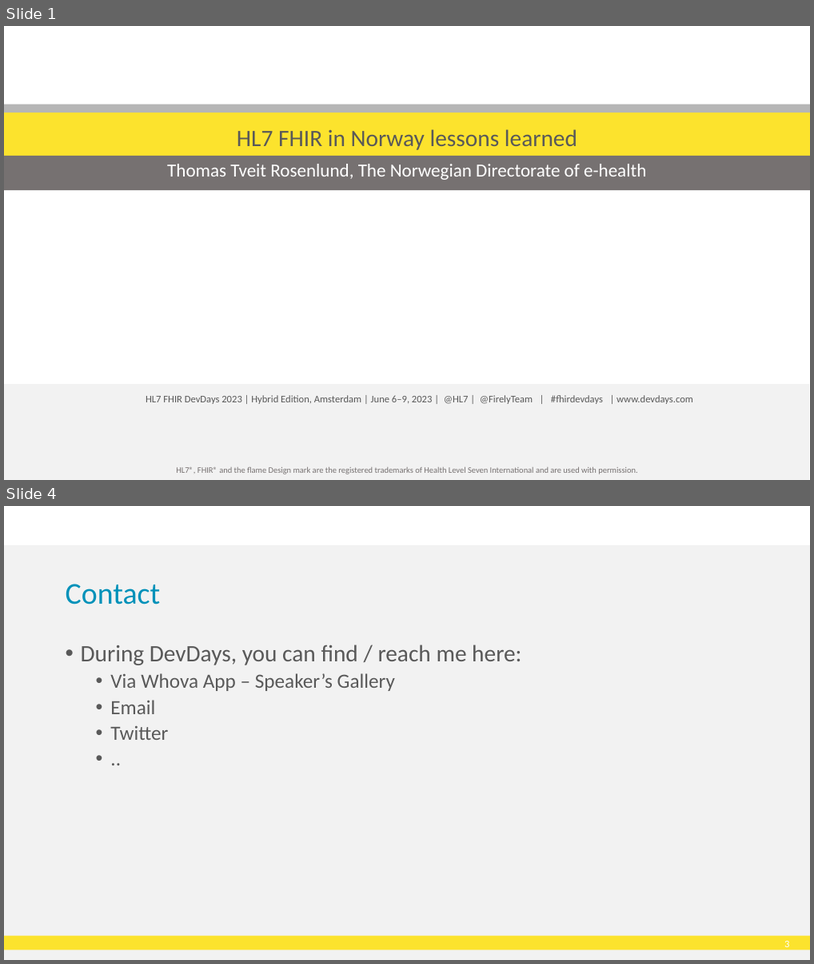
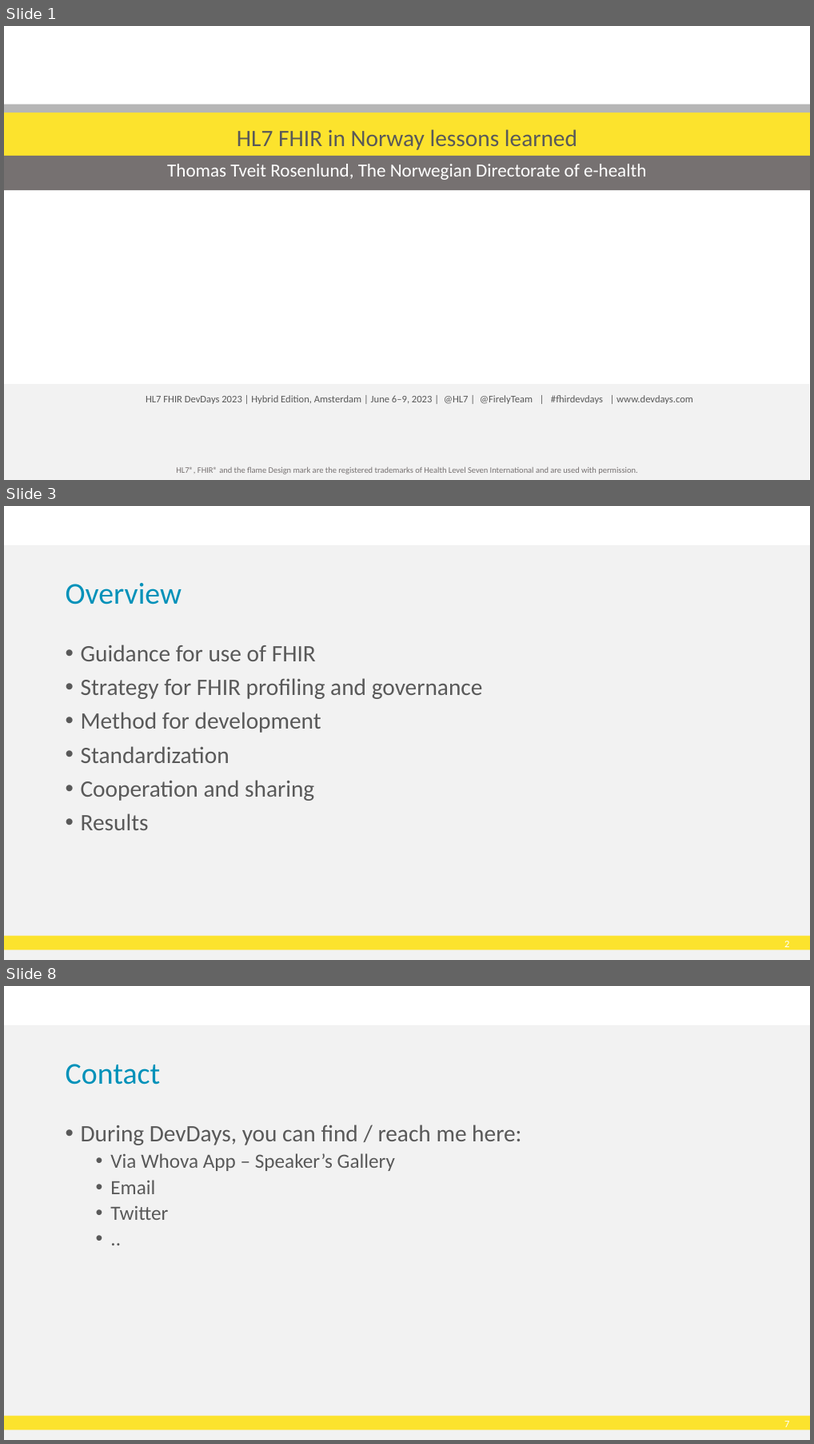
Before and after one commit to HL7Norway/best-practice, a slide deck: docs/presentasjoner/DD23_CT_230508_Thomas_Tveit_Rosenlund_FHIR-in-Norway.pptx. Shown one above the other, each under a label of ours: slides 1 and 4 before the commit, slides 1, 3 and 8 after it; the slides between them are not shown. The pictures are 814x964 and 814x1444 pixels, drawn with LibreOffice and Linux fonts; fonts in the diff are those of the drawing; background and template pictures are left out. Boxes give left, top, right and bottom in pixels: in the first picture for what was removed or moved away, otherwise in the second. Text is boxed around its words. In the diff, an @@ line names an element or a change of style, - is before the commit and + after.

```diff
--- a/docs/presentasjoner/DD23_CT_230508_Thomas_Tveit_Rosenlund_FHIR-in-Norway.pptx
+++ b/docs/presentasjoner/DD23_CT_230508_Thomas_Tveit_Rosenlund_FHIR-in-Norway.pptx
@@ slide 3 added at (4, 506, 810, 960), background #FFFFFF; not listed: 3 template elements that a slide beside it also shows @@
@@ title added at (66, 583, 182, 604), 36 pt, text #0091B9 @@
+Overview
@@ text added at (81, 644, 483, 830), 28 pt, text #595959 @@
+• Guidance for use of FHIR
+• Strategy for FHIR profiling and governance
+• Method for development
+• Standardization
+• Cooperation and sharing
+• Results
@@ what was slide 4 is now slide 8 @@
@@ page number at (785, 1420, 790, 1427): text changed @@
-3
+7
```
Also in this commit, not shown: 5 other slides added, 2 slides removed.
